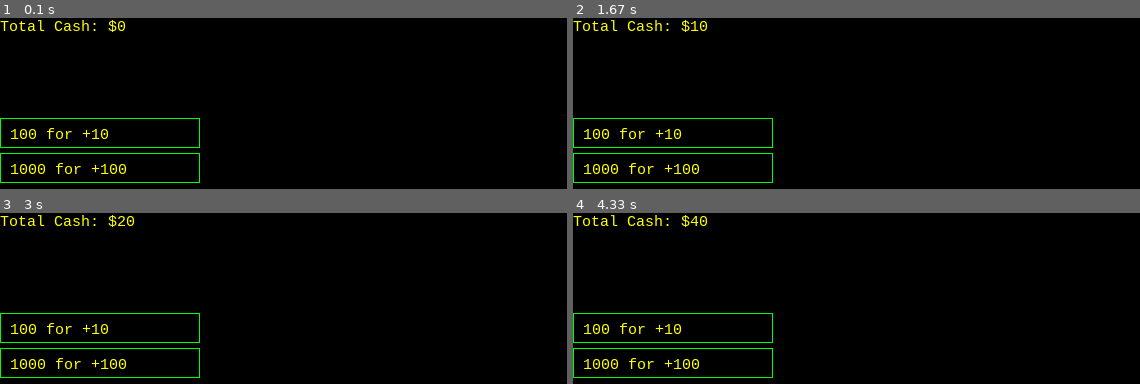
Above: before the commit, frames 1-4 (two rows, left to right).
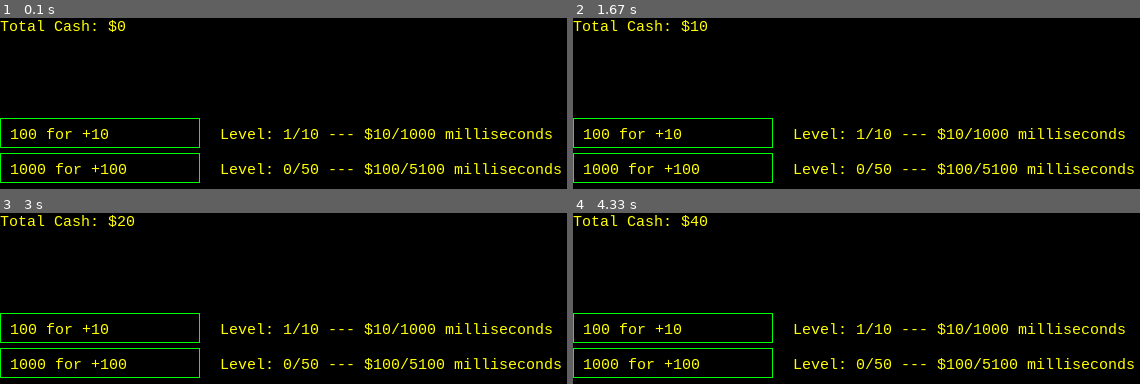
Above: after the commit, the same moments.

Repository: crkellen/pygameClicker
Game: pygame game, started from clicker.py
Two runs of this game, one before a commit and one after it. Both use one fixed random seed, a clock stepped at 60 frames per second and the inputs below.
Inputs:
- Up to frame 1 (0.1 s): no input
- Up to frame 2 (1.67 s): no input
- Up to frame 3 (3 s): no input
- Up to frame 4 (4.33 s): no input

The runs differ from the first frame. In frame 1, 2.4% of the frame differs, in the area x 38-99%, y 64-92%; in frame 2, 2.4%; in frame 3, 2.4%; in frame 4, 2.4%.

Commit message:
Added new functionality cleaned UI

Diff:
--- a/clicker.py
+++ b/clicker.py
@@ -6,8 +6,6 @@
 HEIGHT = 600
 WINDOW = pygame.display.set_mode((WIDTH, HEIGHT))
 CASH = 0
-PROFITS = 10
-PROFITEVENT = pygame.USEREVENT + 1
 
 BACKGROUND_COLOR = (0, 0, 0)
 BUTTON_COLOR = (0, 255, 0)
@@ -26,38 +24,71 @@
 GEN1_LABEL = FONT.render('100 for +10', 1, (255, 255, 0))
 GEN2_LABEL = FONT.render('1000 for +100', 1, (255, 255, 0))
 
-def make_it_rain():
+#Profit Timers
+GEN1_TIMER = 1000
+GEN2_TIMER = 5100
+
+#Generator Profits
+GEN1_PROFIT = 10
+GEN2_PROFIT = 100
+
+#Generator Levels
+GEN1_LEVEL = 1
+GEN2_LEVEL = 0
+
+#Generator Level Labels
+GEN1_LEVEL_LABEL = 'Level: '
+GEN2_LEVEL_LABEL = 'Level: '
+
+#Events
+GEN1_EVENT = pygame.USEREVENT + 1
+GEN2_EVENT = pygame.USEREVENT + 2
+
+def add_gen1_profit():
 	global CASH
-	CASH += PROFITS
+	CASH += GEN1_PROFIT
+
+def add_gen2_profit():
+	global CASH
+	CASH += GEN2_PROFIT
 
 def handle_events():
 	event_dict = {
 		pygame.QUIT: exit,
-		PROFITEVENT: make_it_rain,
+		GEN1_EVENT: add_gen1_profit,
+		GEN2_EVENT: add_gen2_profit,
 	}
 	for event in pygame.event.get():
 		if event.type in event_dict:
 			event_dict[event.type]()
 
-
 def handle_mouse_clicks():
-	global CASH, PROFITS
+	global CASH, PROFITS, GEN1_TIMER, GEN2_TIMER, GEN1_LEVEL, GEN2_LEVEL
 	if pygame.mouse.get_focused():
 		left_button = pygame.mouse.get_pressed()
 		mouse_x, mouse_y = pygame.mouse.get_pos()
-		if GEN1.collidepoint(mouse_x, mouse_y) and left_button == (1,0,0) and CASH >= 100:
+		if GEN1.collidepoint(mouse_x, mouse_y) and left_button == (1,0,0) and CASH >= 100 and GEN1_TIMER > 100:
 			CASH -= 100
-			PROFITS += 10
-		if GEN2.collidepoint(mouse_x, mouse_y) and left_button == (1,0,0) and CASH >= 1000:
+			GEN1_TIMER -= 100
+			pygame.time.set_timer(GEN1_EVENT, GEN1_TIMER)
+			GEN1_LEVEL += 1
+		if GEN2.collidepoint(mouse_x, mouse_y) and left_button == (1,0,0) and CASH >= 1000 and GEN2_TIMER > 100:
 			CASH -= 1000
-			PROFITS += 100
+			GEN2_TIMER -= 100
+			pygame.time.set_timer(GEN2_EVENT, GEN2_TIMER)
+			GEN2_LEVEL += 1
 
 def update_text():
+	global CASH_LABEL, GEN1_LEVEL_LABEL, GEN2_LEVEL_LABEL
 	WINDOW.blit(DRAW_SCREEN, (0, 0))
-	CASHLabel = FONT.render('Total Cash: ${}'.format(CASH), 1, (255,255,0))
-	WINDOW.blit(CASHLabel, (0, 0))
 	WINDOW.blit(GEN1_LABEL, (10, 108))
 	WINDOW.blit(GEN2_LABEL, (10, 143))
+	CASH_LABEL = FONT.render('Total Cash: ${}'.format(CASH), 1, (255,255,0))
+	WINDOW.blit(CASH_LABEL, (0, 0))
+	GEN1_LEVEL_LABEL = FONT.render('Level: {}/{} --- $10/{} milliseconds'.format(GEN1_LEVEL, 10, GEN1_TIMER), 1, (255,255,0))
+	WINDOW.blit(GEN1_LEVEL_LABEL, (220, 108))
+	GEN2_LEVEL_LABEL = FONT.render('Level: {}/{} --- $100/{} milliseconds'.format(GEN2_LEVEL, 50, GEN2_TIMER), 1, (255,255,0))
+	WINDOW.blit(GEN2_LEVEL_LABEL, (220, 143))
 	pygame.display.flip()
 
 def game_loop():
@@ -68,7 +99,7 @@
 
 def main():
 	pygame.display.set_caption('Clicker')
-	pygame.time.set_timer(PROFITEVENT, 1000)
+	pygame.time.set_timer(GEN1_EVENT, GEN1_TIMER)
 	game_loop()
 
 main()
